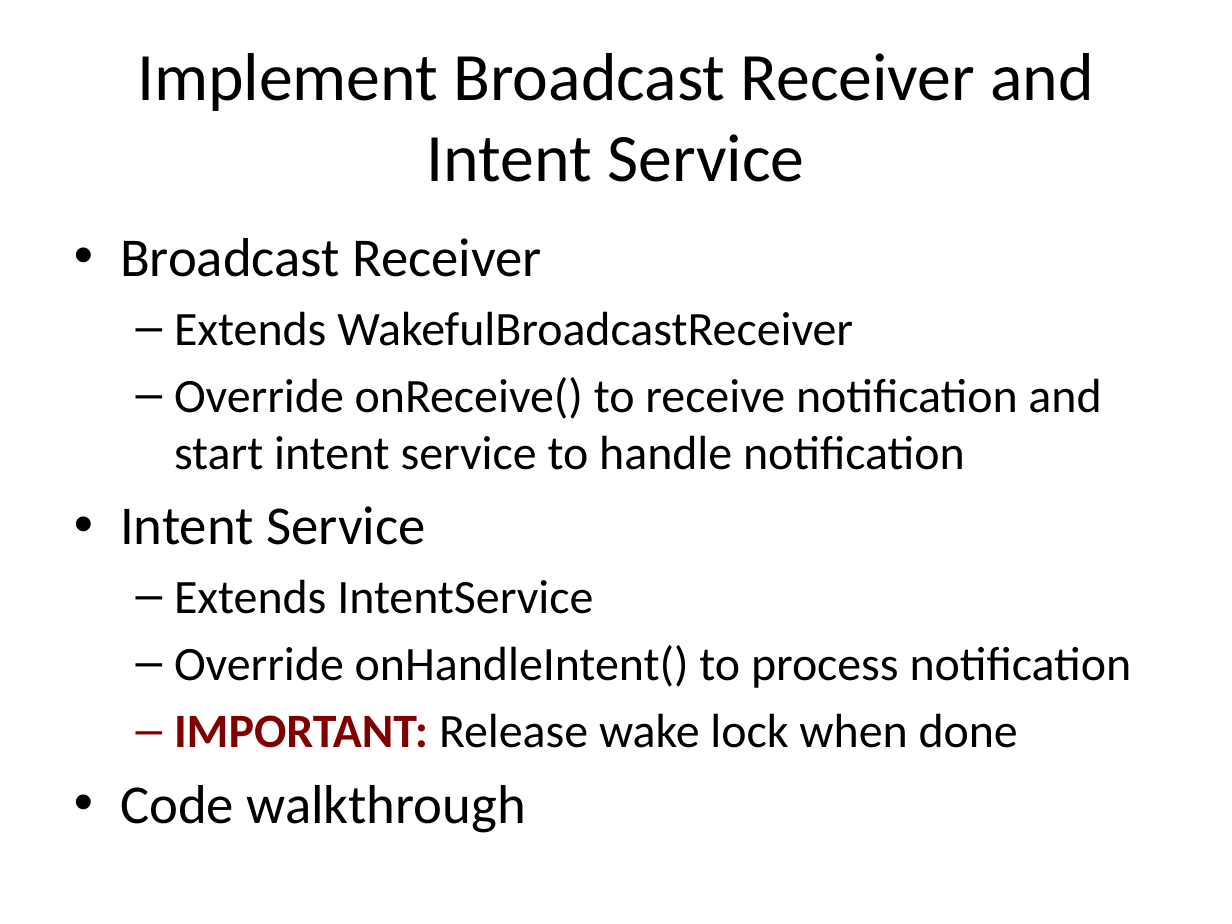
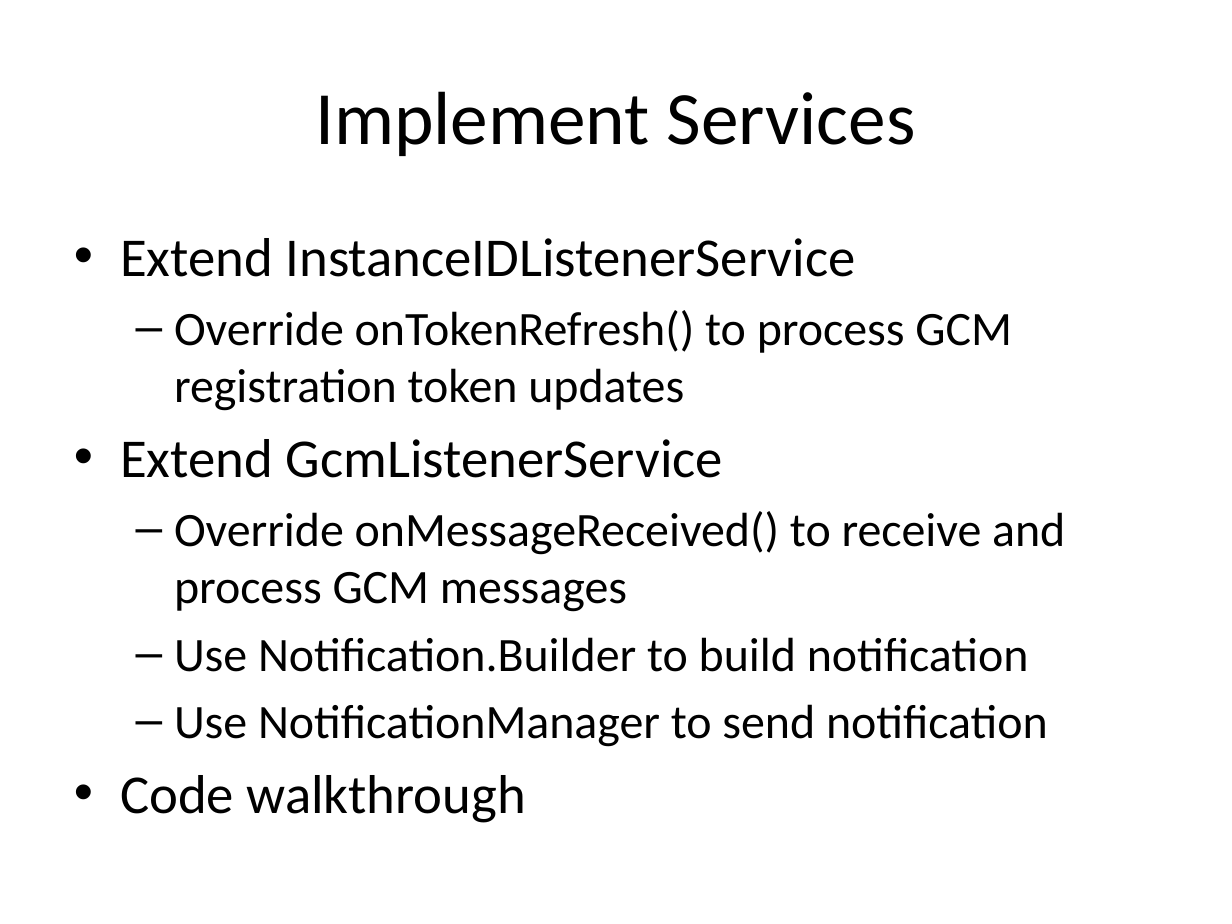
Before and after one commit to LeadingEDJE/MobilePushNotification, a slide deck: slide 18 of Implementing Push Notification in Android.pptx (slide 17 before the commit). Drawn at 1232x924 pixels with LibreOffice and Linux fonts; fonts in the diff are those of the drawing; background and template pictures are left out. Boxes give left, top, right and bottom in pixels: in the first picture for what was removed or moved away, otherwise in the second. Text is boxed around its words. In the diff, an @@ line names an element or a change of style, - is before the commit and + after.

```diff
--- a/Implementing Push Notification in Android.pptx
+++ b/Implementing Push Notification in Android.pptx
@@ title at (315,91,916,156): text changed; size 39.6 to 44 pt @@
-Implement Broadcast Receiver and Intent Service
+Implement Services
@@ text at (120,238,1065,747): text changed @@
-• Broadcast Receiver
-  – Extends WakefulBroadcastReceiver
-  – Override onReceive() to receive notification and start intent service to handle notification
-• Intent Service
-  – Extends IntentService
-  – Override onHandleIntent() to process notification
-  – IMPORTANT: Release wake lock when done
+• Extend InstanceIDListenerService
+  – Override onTokenRefresh() to process GCM registration token updates
+• Extend GcmListenerService
+  – Override onMessageReceived() to receive and process GCM messages
+  – Use Notification.Builder to build notification
+  – Use NotificationManager to send notification
```
Also in this commit, not shown: 9 other slides changed, 2 slides added, 2 slides removed.
